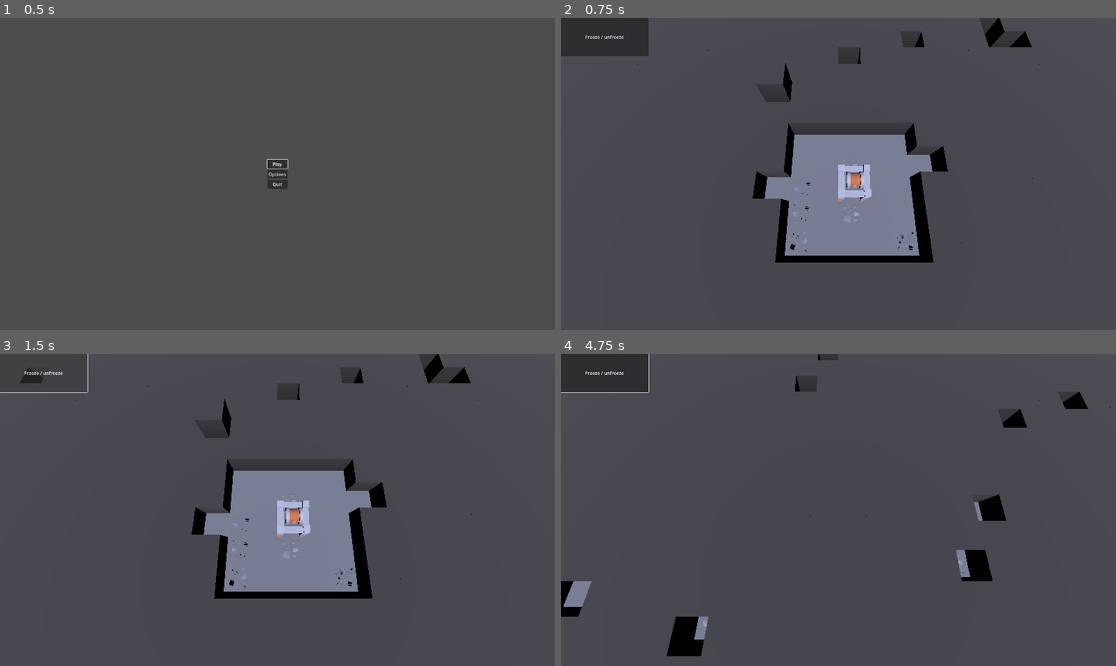
Above: before the commit, frames 1-4 (two rows, left to right).
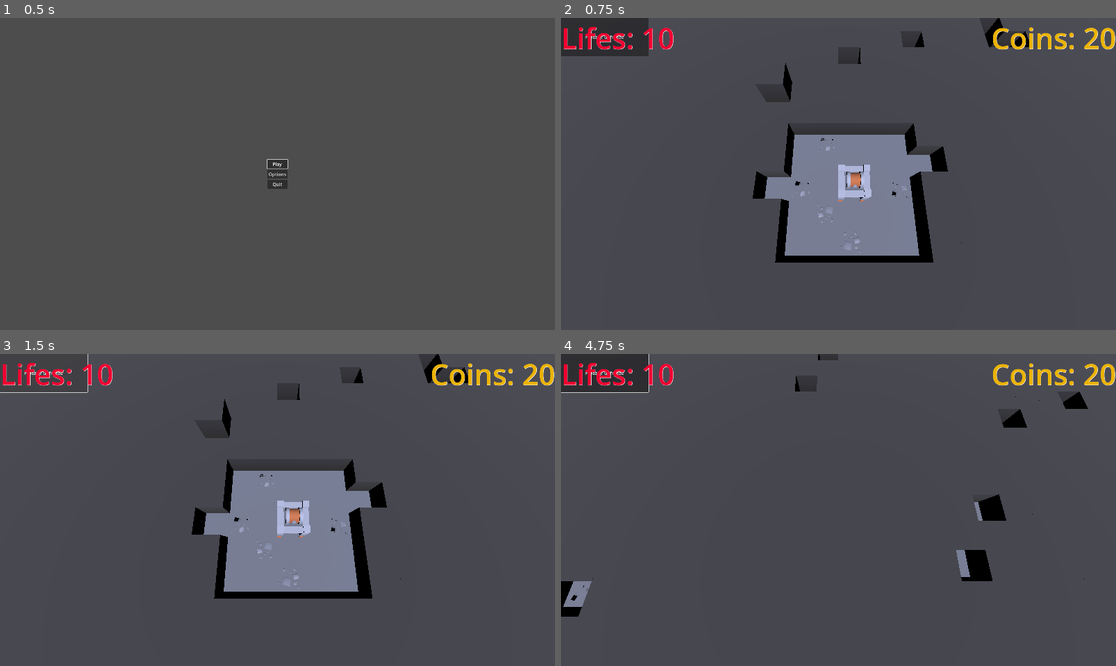
Above: after the commit, the same moments.

Repository: UN-Games/tunnels
Game: Godot game, scene res://scenes/main.tscn
Two runs of this game, one before a commit and one after it. Both use one fixed random seed, a clock stepped at 60 frames per second and the inputs below.
Inputs (mouse positions are in pixels of both pictures, inside the frame that each line leads up to):
- Up to frame 1 (0.5 s): no input
- Up to frame 2 (0.75 s): click "Play" at 0.5 s
- Up to frame 3 (1.5 s): click "Freeze / unfreeze" at 1.25 s
- Up to frame 4 (4.75 s): tap Enter at 2 s; move the mouse to (960, 494) at 2.02 s; press the mouse at (960, 494) at 2.03 s; hold Right (right) 2.03-2.78 s; tap 1 (ability_1, bound only after the commit) at 2.3, 2.85, 4.55 s; move the mouse to (727, 525) at 2.77 s; release the mouse at (727, 525) at 2.78 s; hold Down (down) 2.78-3.53 s; tap 2 (ability_2, bound only after the commit) at 3.05 s; move the mouse to (894, 441) at 3.52 s; hold Right (right) 3.53-4.28 s; hold 2 (ability_2, bound only after the commit) 3.53-4.28 s; click (894, 441) at 3.8 s; move the mouse to (810, 572) at 4.27 s; hold Up (up) from 4.28 s (still down); right-click (810, 572) at 4.35 s

Frame 1 is identical in both runs. In frame 2, 1.3% of the frame differs, in the area x 0-100%, y 2-76%; in frame 3, 1.4%; in frame 4, 1.9%, in the area x 0-100%, y 2-97%.

Commit message:
Added simple ability logic, bomb on click

Diff:
--- a/global/events.gd
+++ b/global/events.gd
@@ -6,4 +6,10 @@
 signal camera_unfreeze_requested()
 
 # excavation signals
+signal click_selection_requested(position)
 signal excavation_requested(position, size, flr_mnt)
+signal explosion_requested(position, size)
+
+# game signals
+# get coins
+signal coin_collected(amount)
--- a/project.godot
+++ b/project.godot
@@ -118,6 +118,20 @@
 "events": [Object(InputEventMouseButton,"resource_local_to_scene":false,"resource_name":"","device":-1,"window_id":0,"a …(253 unchanged characters)…
 ]
 }
+ability_1={
+"deadzone": 0.5,
+"events": [Object(InputEventKey,"resource_local_to_scene":false,"resource_name":"","device":-1,"window_id":0,"alt_pressed":false,"shift_pressed":false,"ctrl_pressed":false,"meta_pressed":false,"pressed":false,"keycode":0,"physical_keycode":49,"key_label":0,"unicode":49,"echo":false,"script":null)
+]
+}
+ability_2={
+"deadzone": 0.5,
+"events": [Object(InputEventKey,"resource_local_to_scene":false,"resource_name":"","device":-1,"window_id":0,"alt_pressed":false,"shift_pressed":false,"ctrl_pressed":false,"meta_pressed":false,"pressed":false,"keycode":0,"physical_keycode":50,"key_label":0,"unicode":50,"echo":false,"script":null)
+]
+}
+ability_3={
+"deadzone": 0.5,
+"events": []
+}
 
 [rendering]
 
--- a/scenes/game/entities/god_movement.gd
+++ b/scenes/game/entities/god_movement.gd
@@ -32,13 +32,16 @@
 var _is_frozen: bool = false
 
 
-const GROUND_PLANE = Plane(Vector3.UP, Vector3(0, 1.4, 0))
+const GROUND_PLANE_0 = Plane(Vector3.UP, Vector3(0, 0, 0))
+const GROUND_PLANE_1 = Plane(Vector3.UP, Vector3(0, 1, 0))
+const GROUND_PLANE_2 = Plane(Vector3.UP, Vector3(0, 2, 0))
 const RAY_LENGTH = 1000
 
 # Called when the node enters the scene tree for the first time.
 func _ready() -> void:
 	Events.connect("camera_freeze_requested", _freeze)
 	Events.connect("camera_unfreeze_requested", _unfreeze)
+	Events.connect("click_selection_requested", _excavate_on_click)
 
 # Called every frame. 'delta' is the elapsed time since the previous frame.
 func _process(delta: float) -> void:
@@ -53,8 +56,6 @@
 
 
 func _input(event):
-	if event.is_action_pressed("select"):
-		_print_click_location()
 	if event is InputEventMouseMotion:
 		# debug
 		# if the mouse is on the edges minus a margin(25px) move the camera on the x axis
@@ -144,7 +145,6 @@
 		_zooming_out = false
 		zoom_to_cursor = false
 
-
 func _get_mouse_displacement() -> Vector2:
 	var current_mouse_pos = get_viewport().get_mouse_position()
 	var displacement = current_mouse_pos - _last_mouse_pos
@@ -155,7 +155,7 @@
 	var mouse_pos = get_viewport().get_mouse_position()
 	var ray_from = camera.project_ray_origin(mouse_pos)
 	var ray_to = ray_from + camera.project_ray_normal(mouse_pos) * RAY_LENGTH
-	return GROUND_PLANE.intersects_ray(ray_from, ray_to)
+	return GROUND_PLANE_1.intersects_ray(ray_from, ray_to)
 
 func _realign_camera(location: Vector3) -> void:
 	var new_location:Vector3 = _get_ground_click_location()
@@ -191,15 +191,28 @@
 	position += vec
 	Events.emit_signal("camera_moved", position)
 
+func _freeze() -> void:
+	_is_frozen = true
+
+func _unfreeze() -> void:
+	_is_frozen = false
+
 # func print where th click location is
-func _print_click_location() -> void:
+func _excavate_on_click(ability:int = 0) -> void:
 	var ground_point = _get_ground_click_location()
+	# TODO: check if the click hit a tile using the 3 planes
+
 	# convert the 3d point to a new vector2d point omiting the y axis
 	ground_point = Vector2(floori(ground_point.x), floori(ground_point.z))
-	Events.emit_signal("excavation_requested", ground_point)
-
-func _freeze() -> void:
-	_is_frozen = true
-
-func _unfreeze() -> void:
-	_is_frozen = false
+	# if the ability 1 is active
+	match ability:
+		1:
+			Events.emit_signal("explosion_requested", ground_point, 7)
+		2:
+			# TODO: change hte ability to build a wall
+			Events.emit_signal("explosion_requested", ground_point, 2)
+		3:
+			# TODO: change hte ability to build a tower
+			Events.emit_signal("explosion_requested", ground_point, 3)
+		_:
+			Events.emit_signal("excavation_requested", ground_point)
--- a/scenes/game/game_world.gd
+++ b/scenes/game/game_world.gd
@@ -1,10 +1,35 @@
 extends Node3D
+
+@export_range(0, 100) var _coins: int = 20
+
+@onready var _coins_label: Label = %Control/CanvasLayer/Coins
 
 const fortress = preload("res://scenes/game/entities/fortress.tscn")
 const level1 = preload("res://scenes/game/levels/level1.tscn")
+
+var _ability: int = 0
+var _initial_coins_label_text: String = ""
 
 # Called when the node enters the scene tree for the first time.
 func _ready() -> void:
 	# Instantiate the level1 scene.
 	add_child(level1.instantiate())
 	add_child(fortress.instantiate())
+	_initial_coins_label_text = _coins_label.text
+
+func _process(delta: float) -> void:
+	_coins_label.text = _initial_coins_label_text + str(_coins)
+
+func _input(event: InputEvent) -> void:
+	if event.is_action_pressed("select"):
+		# the ability 1 cost 10 coins to be used.
+		if _ability == 1 and _coins >= 10:
+			_coins -= 10
+			Events.emit_signal("click_selection_requested", _ability)
+
+	if event.is_action_pressed("ability_1"):
+		_ability = 1
+	if event.is_action_pressed("ability_2"):
+		_ability = 2
+	if event.is_action_pressed("ability_3"):
+		_ability = 3
--- a/scenes/game/game_world.tscn
+++ b/scenes/game/game_world.tscn
@@ -29,3 +29,38 @@
 
 [node name="DirectionalLight3D" type="DirectionalLight3D" parent="."]
 transform = Transform3D(1, 0, 0, 0, 0.5, 0.866025, 0, -0.866025, 0.5, 0, 1, 0)
+
+[node name="Control" type="Control" parent="."]
+unique_name_in_owner = true
+layout_mode = 3
+anchors_preset = 15
+anchor_right = 1.0
+anchor_bottom = 1.0
+grow_horizontal = 2
+grow_vertical = 2
+
+[node name="CanvasLayer" type="CanvasLayer" parent="Control"]
+unique_name_in_owner = true
+
+[node name="Coins" type="Label" parent="Control/CanvasLayer"]
+unique_name_in_owner = true
+anchors_preset = 1
+anchor_left = 1.0
+anchor_right = 1.0
+offset_left = -70.0
+offset_bottom = 23.0
+grow_horizontal = 0
+theme_override_colors/font_color = Color(0.921569, 0.701961, 0, 1)
+theme_override_colors/font_shadow_color = Color(1, 1, 1, 1)
+theme_override_colors/font_outline_color = Color(1, 1, 1, 1)
+theme_override_font_sizes/font_size = 100
+text = "Coins: "
+
+[node name="Lifes" type="Label" parent="Control/CanvasLayer"]
+offset_right = 63.0
+offset_bottom = 23.0
+theme_override_colors/font_color = Color(0.945098, 0, 0.188235, 1)
+theme_override_colors/font_shadow_color = Color(1, 1, 1, 1)
+theme_override_colors/font_outline_color = Color(1, 1, 1, 1)
+theme_override_font_sizes/font_size = 100
+text = "Lifes: 10"
--- a/scenes/game/levels/level1.gd
+++ b/scenes/game/levels/level1.gd
@@ -9,24 +9,28 @@
 
 	# connect the excavation request signal to the _excavate function
 	Events.connect("excavation_requested", _excavate_to_position)
+	Events.connect("explosion_requested", _explode_to_position)
 
 func _spawn_floor (pos: Vector2 = Vector2(), size: int = 1 ,  flr: int = 0, item:int = 6, item2: int = 7) -> void:
 	# Spawn a floor of size x size at the given position minus half the size
 	# set a random floor tile between item and item2 more probable to be item 66%
 	# choose a random rotation int beetween 0, 10, 16 and 22
+	var cell_pos: Vector3
 	for x in range(size):
 		for y in range(size):
+			cell_pos = Vector3(x - int (size *0.5) + pos.x, flr, y - int (size * 0.5) + pos.y)
+			# if the item is a floor tile (6,7) do nothing
+			if gridMap.get_cell_item(cell_pos) == 6 or gridMap.get_cell_item(cell_pos) == 7:
+				continue
 			if (randi() % 100) < 33:
 				gridMap.set_cell_item(
-					Vector3(x - int (size *0.5) + pos.x,
-					flr, y - int (size * 0.5) + pos.y),
+					cell_pos,
 					item,
 					_randi_y_orientation()
 					)
 			else:
 				gridMap.set_cell_item(
-					Vector3(x - int (size *0.5) + pos.x,
-					flr, y - int (size * 0.5) + pos.y),
+					cell_pos,
 					item2,
 					_randi_y_orientation())
 
@@ -78,16 +82,56 @@
 	var z_orientation = [0, 1, 2, 3]
 	return z_orientation[randi() % 4]
 
-
 func _remove_tiles (pos: Vector2 = Vector2(), size: int = 1, flr: int = 0, flr_mnt: int = 1) -> void:
 	# Remove a floor of size x size at the given position minus half the size
+	var cell_pos: Vector3
 	for x in range(size):
 		for y in range(size):
 			for z in range(flr_mnt):
-				gridMap.set_cell_item(Vector3(x - int (size *0.5) + pos.x, flr + z, y - int (size * 0.5) + pos.y), -1)
+				# get the position of the cell
+				cell_pos = Vector3(x - int (size *0.5) + pos.x, flr + z, y - int (size * 0.5) + pos.y)
+				# if the item is a floor tile (6,7) do nothing
+				if gridMap.get_cell_item(cell_pos) == 6 or gridMap.get_cell_item(cell_pos) == 7:
+					continue
+				else:
+					gridMap.set_cell_item(cell_pos, -1)
 
 func _excavate_to_position (pos: Vector2 = Vector2(), size: int = 1, flr_mnt: int = 1) -> void:
 	# excavate the floor at the given position
 	_remove_tiles(pos, size, 0, flr_mnt)
 	_spawn_floor(pos, size, 0, 6, 7)
-	print("excavation requested at position: ", pos)
+
+func _explode_to_position (pos: Vector2 = Vector2(), size: int = 3) -> void:
+	# spend 10 coins to explode, if the player has less than 10 coins do nothing
+	print("explode")
+	# remove the floor at the given position in a radius of size the first 9 tiles around
+	# are removed, then the surrounding 16 have a 66% chance of being removed
+	# finally the surrounding 24 have a 33% chance of being removed
+	var cell_pos: Vector3
+	var cell_pos2: Vector2
+	var half_size = int (size * 0.5)
+	var boom_prob = 20
+	for x in range(size):
+		for y in range(size):
+			# get the position of the cell
+			cell_pos = Vector3(x - int (half_size) + pos.x, 0, y - int (half_size) + pos.y)
+			# vector2 version of the cell position
+			cell_pos2= Vector2(cell_pos.x, cell_pos.z)
+			# if the item is a floor tile (6,7) do nothing
+			if gridMap.get_cell_item(cell_pos) == 6 or gridMap.get_cell_item(cell_pos) == 7:
+				# increase the probability of spawning a floor tile
+				boom_prob += 4
+				continue
+			# if the cell is in the first 9 surrounding tiles remove it
+			if x < (half_size) + 1 and x > (half_size) -1 and y < (half_size) + 1 and y > (half_size) -1:
+				_spawn_floor(cell_pos2, 1, 0, 6, 7)
+			elif x < (half_size) + 2 and x > (half_size) -2 and y < (half_size) + 2 and y > (half_size) -2:
+				_spawn_floor(cell_pos2, 1, 0, 6, 7)
+			# if the cell is in the surrounding 16 tiles remove it with a 66% chance
+			elif x < (half_size) + 3 and x > (half_size) -3 and y < (half_size) + 3 and y > (half_size) -3:
+				if (randi() % 100) < 80 + boom_prob:
+					_spawn_floor(cell_pos2, 1, 0, 6, 7)
+			# if the cell is in the surrounding 24 tiles remove it with a 33% chance
+			elif x < 7 and y < 7:
+				if (randi() % 100) < boom_prob:
+					_spawn_floor(cell_pos2, 1, 0, 6, 7)
